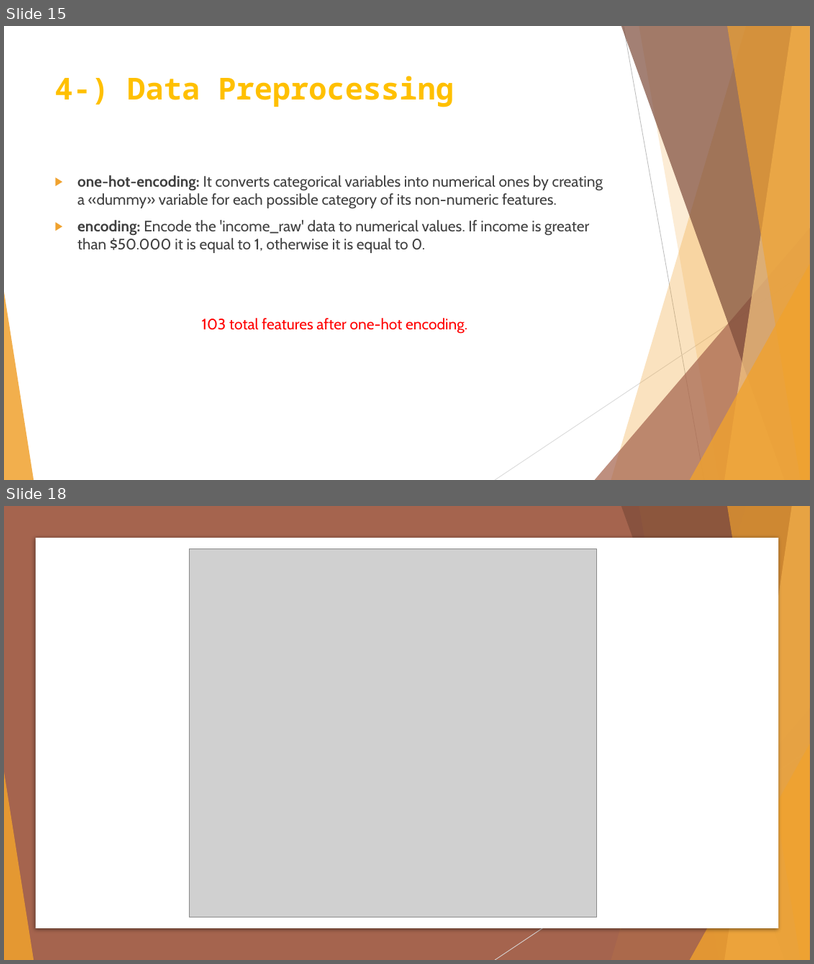
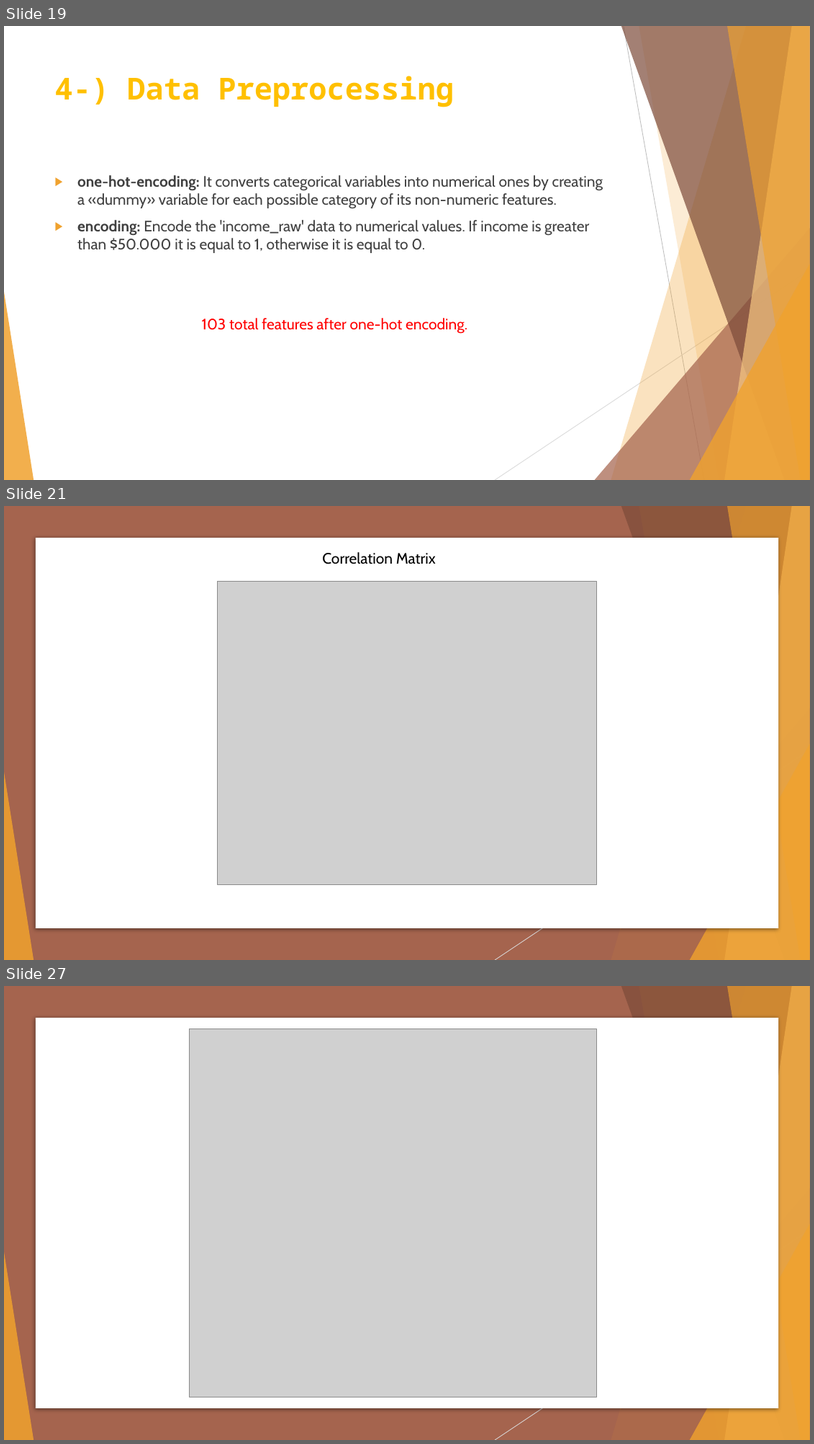
Before and after one commit to badicev/finding_donors, a slide deck: MLCharity-BaşakDilaraÇevik.pptx. Shown one above the other, each under a label of ours: slides 15 and 18 before the commit, slides 19, 21 and 27 after it; the slides between them are not shown. The pictures are 814x964 and 814x1444 pixels, drawn with LibreOffice and Linux fonts; fonts in the diff are those of the drawing; grey boxes stand for pictures. Boxes give left, top, right and bottom in pixels: in the first picture for what was removed or moved away, otherwise in the second. Text is boxed around its words. In the diff, an @@ line names an element or a change of style, - is before the commit and + after.

Commit message:
added images, ppt

```diff
--- a/MLCharity-BaşakDilaraÇevik.pptx
+++ b/MLCharity-BaşakDilaraÇevik.pptx
@@ slide 21 added at <box>4,506,810,960</box>, background #FFFFFF; not listed: 8 template elements that a slide beside it also shows @@
@@ rectangle added at <box>4,506,810,960</box>, fill #A5644E @@
@@ rectangle added at <box>36,538,779,928</box>, fill #FFFFFF @@
@@ text added at <box>322,552,436,564</box>, 18 pt, text #000000 @@
+Correlation Matrix
@@ picture added at <box>218,581,597,885</box> @@
@@ group added at <box>4,506,810,960</box>: 5 freeform shapes, 3 triangles, 1 line @@
@@ group added at <box>4,506,810,960</box>: 5 freeform shapes, 3 triangles, 1 line @@
@@ what was slide 15 is now slide 19 @@
@@ what was slide 18 is now slide 27 @@
```
Also in this commit, not shown: 8 slides changed, 12 other slides added, 4 slides removed, 41 other files.
